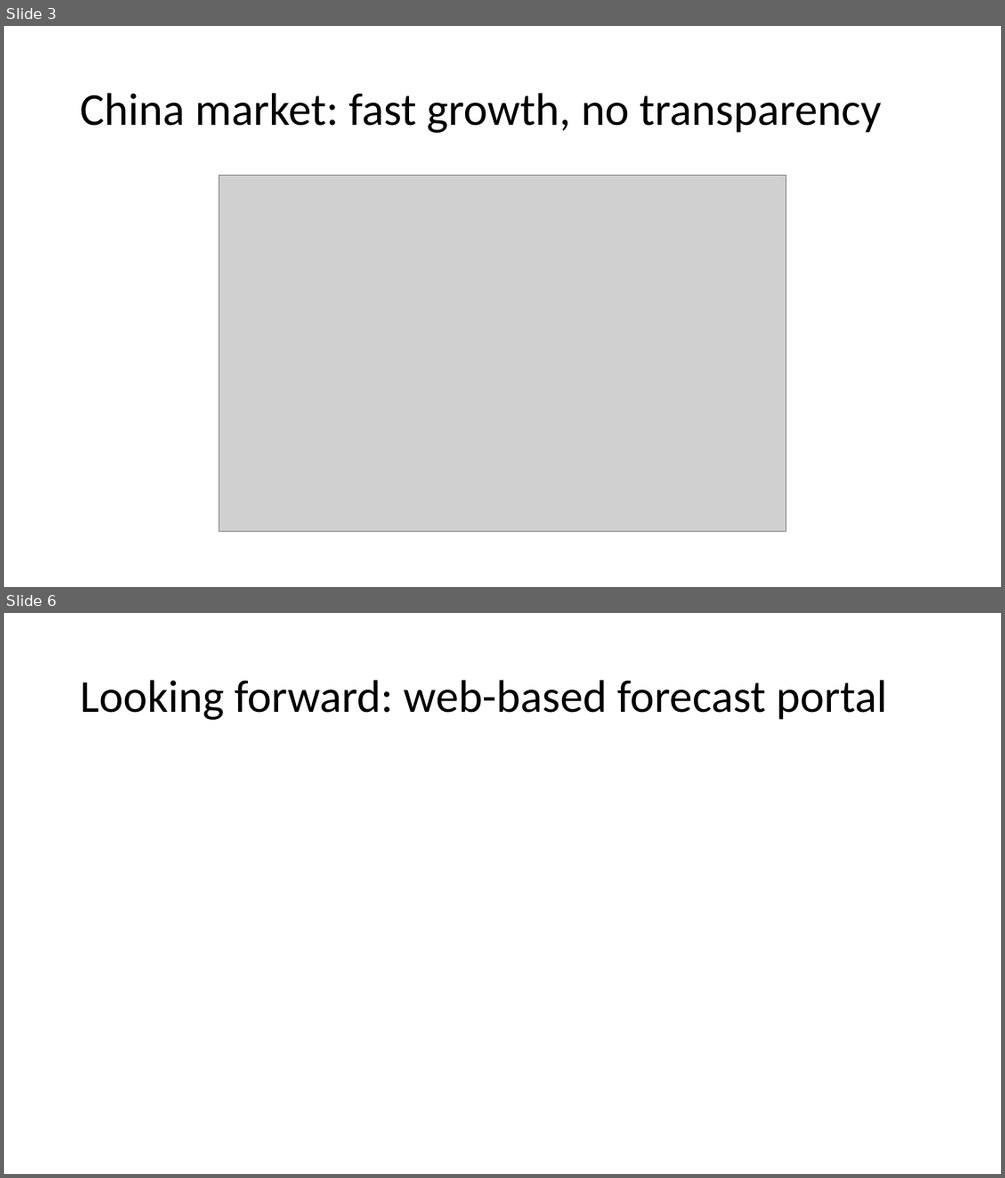
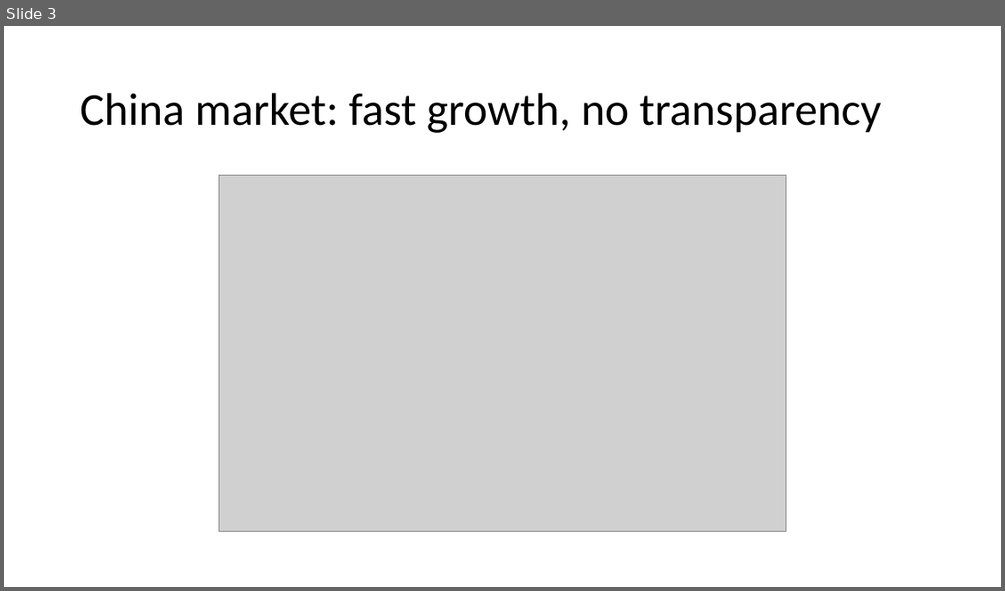
Before and after one commit to artem-chemist-learning/W271, a slide deck: HW/HW_13/Iodine sales forecast for China market.pptx. Shown one above the other, each under a label of ours: slides 3 and 6 before the commit, slide 3 after it; the slides between them are not shown. The pictures are 1005x1178 and 1005x591 pixels, drawn with LibreOffice and Linux fonts; fonts in the diff are those of the drawing; grey boxes stand for pictures. Boxes give left, top, right and bottom in pixels: in the first picture for what was removed or moved away, otherwise in the second. Text is boxed around its words. In the diff, an @@ line names an element or a change of style, - is before the commit and + after.

```diff
--- a/HW/HW_13/Iodine sales forecast for China market.pptx
+++ b/HW/HW_13/Iodine sales forecast for China market.pptx
@@ slide 6 removed at (x1=4, y1=613, x2=1001, y2=1174), background #FFFFFF @@
@@ title removed at (x1=80, y1=680, x2=887, y2=720) @@
-Looking forward: web-based forecast portal
```
Also in this commit, not shown: 3 slides changed, 5 slides added, 1 other slide removed, 3 other files.
